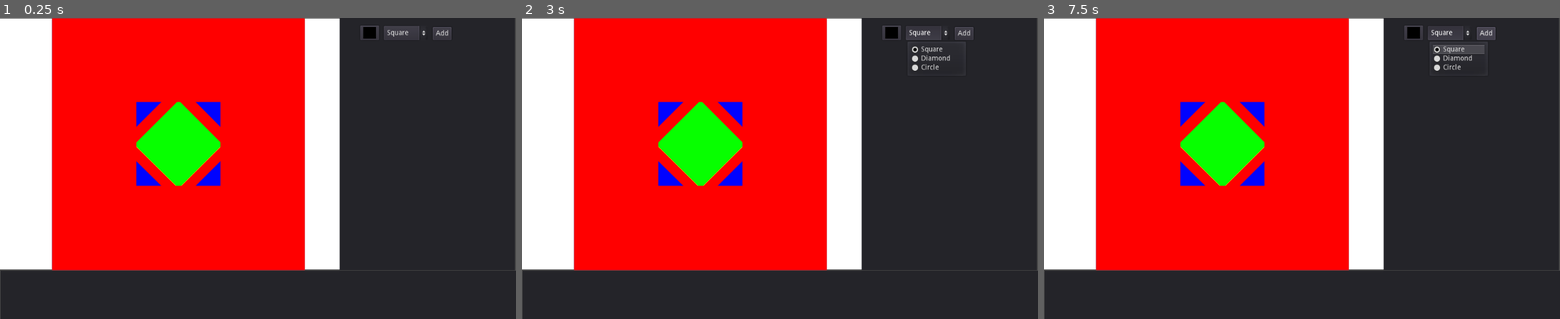
Above: before the commit, frames 1-3 (left to right).
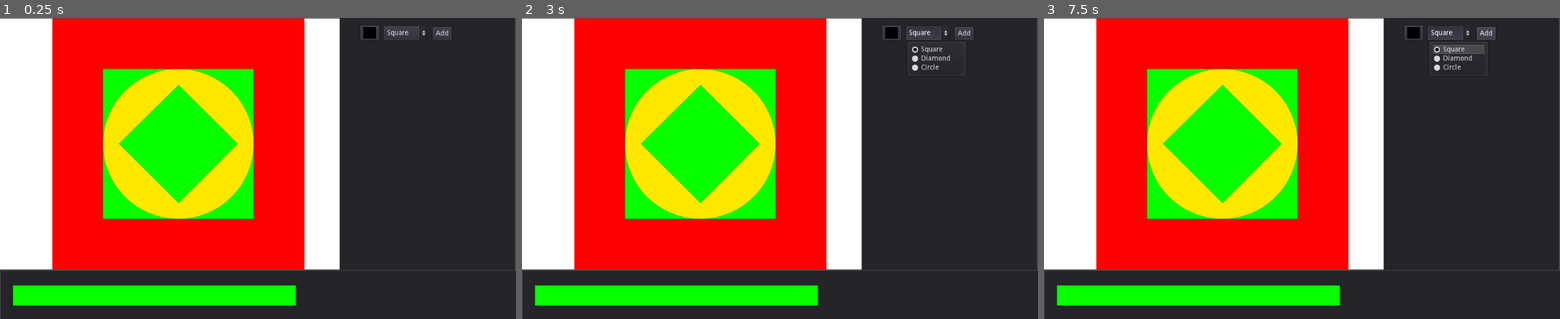
Above: after the commit, the same moments.

Repository: ianfabs/GodotStencils
Game: Godot game, scene res://Stage.tscn
Same seed, same stepped clock (60 frames per second), same inputs: the game is played once before the commit and once after it.
Inputs (mouse positions are in pixels of both pictures, inside the frame that each line leads up to):
- Up to frame 1 (0.25 s): no input
- Up to frame 2 (3 s): click "Square" at 0.5 s; click (676, 294) at 1.27 s; click "Add" at 2 s; click "Square" at 2.75 s
- Up to frame 3 (7.5 s): click (1198, 294) at 3.52 s; click "Add" at 4.25 s; click "Square" at 5 s; click (1198, 294) at 5.77 s; click "Add" at 6.5 s; tap Enter at 7.25 s

The runs differ from the first frame. In frame 1, 17% of the frame differs, in the area x 2-60%, y 0-96%; in frame 2, 17%; in frame 3, 17%.

Commit message:
fixed stencils and working on stencil previews

Diff:
--- a/CustomStencil.gd
+++ b/CustomStencil.gd
@@ -5,6 +5,8 @@
 export (String, "solid", "square", "diamond", "circle") var type = "square"
 export (int, "small", "normal", "big") var size = 1 setget set_size
 export (float) var side_length = 500
+
+export (PackedScene) var button
 
 func set_size(v):
 	size = v
@@ -22,7 +24,7 @@
 var angle_to = 360
 
 func _draw():
-	$Polygon2D.color = color
+	$Viewport/Polygon2D.color = color
 #	draw_circle_arc(center, radius, angle_from, angle_to, color)
 #	draw_circle_arc_poly(center, radius, angle_from, angle_to, color)
 #	draw_circle_arc( center, radius, angle_from, angle_to, color )
@@ -31,15 +33,16 @@
 	draw_stencil(type)
 
 func _ready():
+	$Sprite.texture = $Viewport.get_texture()
 	draw_stencil(type)
 	update()
 #	pass
 
 func draw_stencil(stencil):
 	if stencil == "solid":
-		$Polygon2D.invert_enable = false
+		$Viewport/Polygon2D.invert_enable = false
 	else:
-		$Polygon2D.invert_enable = true
+		$Viewport/Polygon2D.invert_enable = true
 
 	match stencil:
 		"square":
@@ -54,13 +57,13 @@
 				fq = (l/5)
 			var lq = (l-fq)
 			var d = dist(vec2(fq,0), vec2(lq,0))
-			$Polygon2D.invert_border = (l - d) / 2
+			$Viewport/Polygon2D.invert_border = (l - d) / 2
 			draw_hole(PoolVector2Array([
 				vec2(lq,fq),vec2(fq,fq),vec2(fq,lq),vec2(lq,lq)
 			]))
 		"diamond":
-			var fac = vec2(14.35533/100.0, 85.35533/100.0) # other side factor for point calc
-			var dnm = 2 # denomenator
+			var fac = vec2(14.35534/100.0, 85.35534/100.0) # other side factor for point calc
+			var dnm = 2.0 # denomenator
 			var l = side_length # lenght of outer square side
 			var s = l/dnm # diamond side len
 			var f = l*fac # multiplying total side len by factor gets right proportion x and y
@@ -73,12 +76,16 @@
 			elif size == 1:
 				# There is some really interesting behavior happening here that I'm not smart enough to explain
 				# I just know it works, don't fuck with it
-				dnm = 1.5
-				s = (l/(dnm*2)) + (d/(dnm*2))
-				f = (f/dnm) + vec2(d/(dnm*2))
-			elif size == 2: pass
+				# gotta figure out how to make the "normal" diamond a little bigger
+				dnm = 3.0
+				s = (l/dnm) + (d/dnm)
+				f = (f/(dnm/2.0)) + vec2(d/dnm)
+			elif size == 2:
+				dnm = 2.0
+				s = (l/dnm) #+ (d/dnm)
+				f = (f/(dnm/2.0)) #+ vec2(d/dnm)
 
-			$Polygon2D.invert_border = f.x
+			$Viewport/Polygon2D.invert_border = f.x
 			var dm = PoolVector2Array([
 				vec2(s,f.x), vec2(f.y,s), vec2(s,f.y), vec2(f.x,s)
 			])
@@ -94,7 +101,7 @@
 				inc = 75
 			var radius = (center.x/2)+inc
 			var d = radius*2
-			$Polygon2D.invert_border = (side_length-d)/2.0
+			$Viewport/Polygon2D.invert_border = (side_length-d)/2.0
 			for i in range(nb_points + 1):
 				var angle_point = deg2rad(angle_from + i * (angle_to-angle_from) / nb_points - 90)
 				points_arc.push_back(center + Vector2(cos(angle_point), sin(angle_point)) * radius)
@@ -114,12 +121,13 @@
 
 
 func draw_hole(holeShape: PoolVector2Array):
-	$Polygon2D.polygon = holeShape
+	$Viewport/Polygon2D.polygon = holeShape
 
 # Called every frame. 'delta' is the elapsed time since the previous frame.
 func _process(delta):
 #	material.set_shader_param("color", color)
 	update()
+	$Sprite.texture = $Viewport.get_texture()
 
 func draw_sq_w_cutout(shape: PoolVector2Array, color):
 	var colors = PoolColorArray([color])
@@ -155,6 +163,13 @@
 
 	return shapeHex + colorHex
 
+func get_texture(): return $Viewport.get_texture()
+func get_viewport() -> Viewport: return ($Viewport as Viewport)
+func set_button(loc: Control) -> TextureButton:
+	var btn = button.instance()
+	btn.texture_normal = get_texture()
+	loc.add_child(btn)
+	return btn as TextureButton
 
 func _on_ColorPickerButton_color_changed(color):
 	self.color = color
--- a/CustomStencil.tscn
+++ b/CustomStencil.tscn
@@ -1,6 +1,9 @@
-[gd_scene load_steps=2 format=2]
+[gd_scene load_steps=4 format=2]
 
 [ext_resource path="res://CustomStencil.gd" type="Script" id=1]
+[ext_resource path="res://StencilButton.tscn" type="PackedScene" id=2]
+
+[sub_resource type="ViewportTexture" id=3]
 
 [node name="Stencil" type="Node2D"]
 z_as_relative = false
@@ -10,11 +13,22 @@
 "_edit_vertical_guides_": [ 500.0 ]
 }
 type = "diamond"
-size = 0
+button = ExtResource( 2 )
 
-[node name="Polygon2D" type="Polygon2D" parent="."]
+[node name="Sprite" type="Sprite" parent="."]
+position = Vector2( 250, 250 )
+texture = SubResource( 3 )
+
+[node name="Viewport" type="Viewport" parent="."]
+size = Vector2( 500, 500 )
+transparent_bg = true
+usage = 0
+render_direct_to_screen = true
+render_target_update_mode = 3
+
+[node name="Polygon2D" type="Polygon2D" parent="Viewport"]
 color = Color( 1, 0, 0, 1 )
 antialiased = true
 invert_enable = true
-invert_border = 161.401
-polygon = PoolVector2Array( 250.512, 161.401, 338.901, 250.512, 250.512, 338.901, 161.401, 250.512 )
+invert_border = 131.526
+polygon = PoolVector2Array( 250.342, 131.526, 368.193, 250.342, 250.342, 368.193, 131.526, 250.342 )
--- a/Stage.gd
+++ b/Stage.gd
@@ -12,19 +12,14 @@
 
 # Called when the node enters the scene tree for the first time.
 func _ready():
-	pass # Replace with function body.
-
+	stencils = $Stack.get_children()
+	stencils[0].set_button($UI/Footer/Stencils)
+#	for stencil in stencils: add_stencil_btn(stencil)
 
 # Called every frame. 'delta' is the elapsed time since the previous frame.
 func _process(delta):
-	stencils = $Stack.get_children()
-	for child in stencils:
-#		var icon = TextureRect.new()
-#		child.side_length = 50
-		$UI/Footer/Stencils.add_child(child)
-
-
-
+	pass
+#	$UI/Footer/Stencils/TextureButton.
 
 func _on_ColorPickerButton_color_changed(color):
 	new_stencil_color = color
@@ -37,3 +32,8 @@
 
 func _on_Button_pressed():
 	stencils.append(stencil.instance())
+
+func add_stencil_btn(stencil):
+	var btn : TextureButton = stencil.get_button().duplicate()
+	$UI/Footer/Stencils.add_child(btn)
+	btn.show()
--- a/Stage.tscn
+++ b/Stage.tscn
@@ -1,9 +1,13 @@
-[gd_scene load_steps=11 format=2]
+[gd_scene load_steps=14 format=2]
 
 [ext_resource path="res://CustomStencil.tscn" type="PackedScene" id=1]
 [ext_resource path="res://UI.gd" type="Script" id=2]
 [ext_resource path="res://Stage.gd" type="Script" id=3]
 [ext_resource path="res://CustomStencil.gdshader" type="Shader" id=4]
+[ext_resource path="res://StencilButton.tscn" type="PackedScene" id=5]
+
+[sub_resource type="ViewportTexture" id=9]
+viewport_path = NodePath("Stack/1/Viewport")
 
 [sub_resource type="Shader" id=2]
 code = "shader_type canvas_item;
@@ -26,6 +30,8 @@
 resource_local_to_scene = true
 shader = ExtResource( 4 )
 shader_param/color = Color( 0, 0.0156863, 1, 1 )
+
+[sub_resource type="ViewportTexture" id=10]
 
 [sub_resource type="ShaderMaterial" id=5]
 resource_local_to_scene = true
@@ -55,6 +61,12 @@
 margin_top = 29.0
 margin_right = 586.0
 margin_bottom = 69.0
+
+[node name="TextureButton" parent="UI/Footer/Stencils" instance=ExtResource( 5 )]
+visible = false
+margin_right = 561.0
+margin_bottom = 40.0
+texture_normal = SubResource( 9 )
 
 [node name="Sidebar" type="Panel" parent="UI"]
 margin_left = 674.0
@@ -107,39 +119,51 @@
 color = Color( 0.0313726, 1, 0, 1 )
 type = "solid"
 
+[node name="Sprite" parent="Stack/1" index="0"]
+texture = SubResource( 10 )
+
+[node name="Polygon2D" parent="Stack/1/Viewport" index="0"]
+color = Color( 0.0313726, 1, 0, 1 )
+invert_enable = false
+polygon = PoolVector2Array( 0, 0, 500, 0, 500, 500, 0, 500 )
+
 [node name="2" parent="Stack" instance=ExtResource( 1 )]
 material = SubResource( 6 )
 position = Vector2( 104, 1 )
 z_as_relative = true
 color = Color( 1, 0.913725, 0, 1 )
-size = 0
 
 [node name="3" parent="Stack" instance=ExtResource( 1 )]
 material = SubResource( 5 )
 position = Vector2( 104, 1 )
 color = Color( 0.0313726, 1, 0, 1 )
-type = "square"
+type = "circle"
 
 [node name="4" parent="Stack" instance=ExtResource( 1 )]
+visible = false
 material = SubResource( 4 )
 position = Vector2( 104, 2 )
 z_as_relative = true
-type = "diamond"
+type = "circle"
+size = 0
 
 [node name="5" parent="Stack" instance=ExtResource( 1 )]
+visible = false
 material = SubResource( 6 )
 position = Vector2( 104, 1 )
 z_as_relative = true
 color = Color( 0, 0.0156863, 1, 1 )
-size = 1
+size = 2
 
 [node name="6" parent="Stack" instance=ExtResource( 1 )]
 material = SubResource( 6 )
 position = Vector2( 104, 1 )
 z_as_relative = true
 type = "square"
-size = 0
+size = 2
 
 [connection signal="color_changed" from="UI/Sidebar/ColorPickerButton" to="." method="_on_ColorPickerButton_color_changed"]
 [connection signal="color_changed" from="UI/Sidebar/ColorPickerButton" to="Stack/4" method="_on_ColorPickerButton_color_changed"]
 [connection signal="pressed" from="UI/Sidebar/Button" to="." method="_on_Button_pressed"]
+
+[editable path="Stack/1"]
--- /dev/null
+++ b/StencilButton.gd
@@ -0,0 +1,13 @@
+extends TextureButton
+
+export (int, 10, 100) var size = 50
+
+# Called when the node enters the scene tree for the first time.
+func _ready():
+	rect_size = Vector2(size, size)
+	expand = true
+	stretch_mode = TextureButton.STRETCH_SCALE
+
+# Called every frame. 'delta' is the elapsed time since the previous frame.
+#func _process(delta):
+#	pass
--- /dev/null
+++ b/StencilButton.tscn
@@ -0,0 +1,12 @@
+[gd_scene load_steps=2 format=2]
+
+[ext_resource path="res://StencilButton.gd" type="Script" id=1]
+
+[node name="TextureButton" type="TextureButton"]
+margin_right = 50.0
+margin_bottom = 50.0
+hint_tooltip = "Test"
+size_flags_horizontal = 3
+expand = true
+stretch_mode = 1
+script = ExtResource( 1 )
